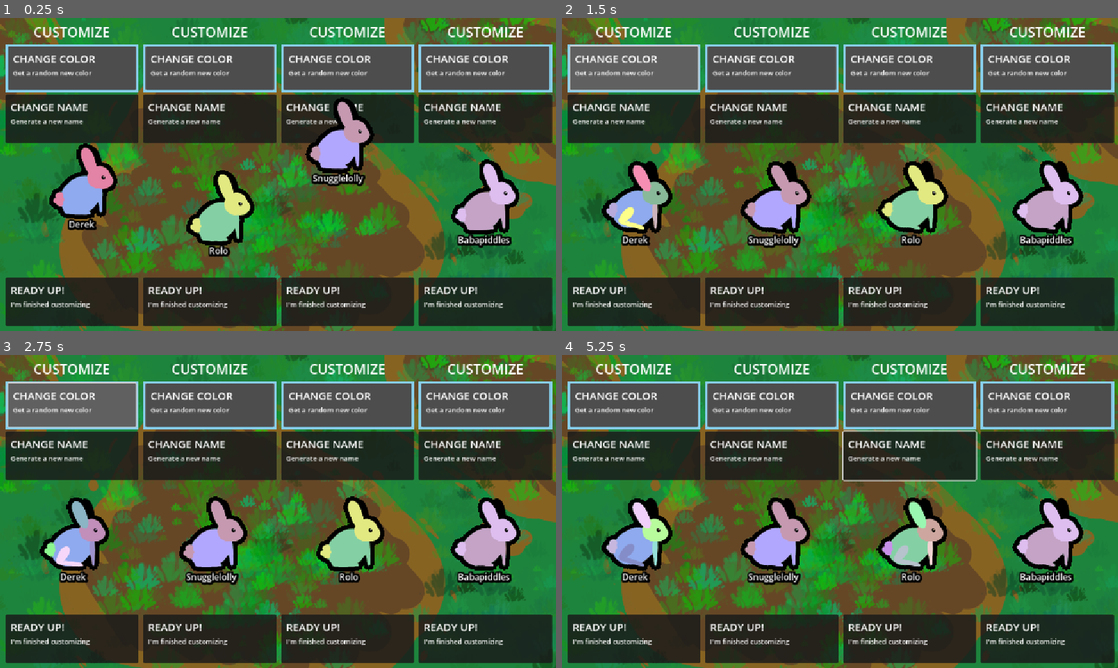
Above: before the commit, frames 1-4 (two rows, left to right).
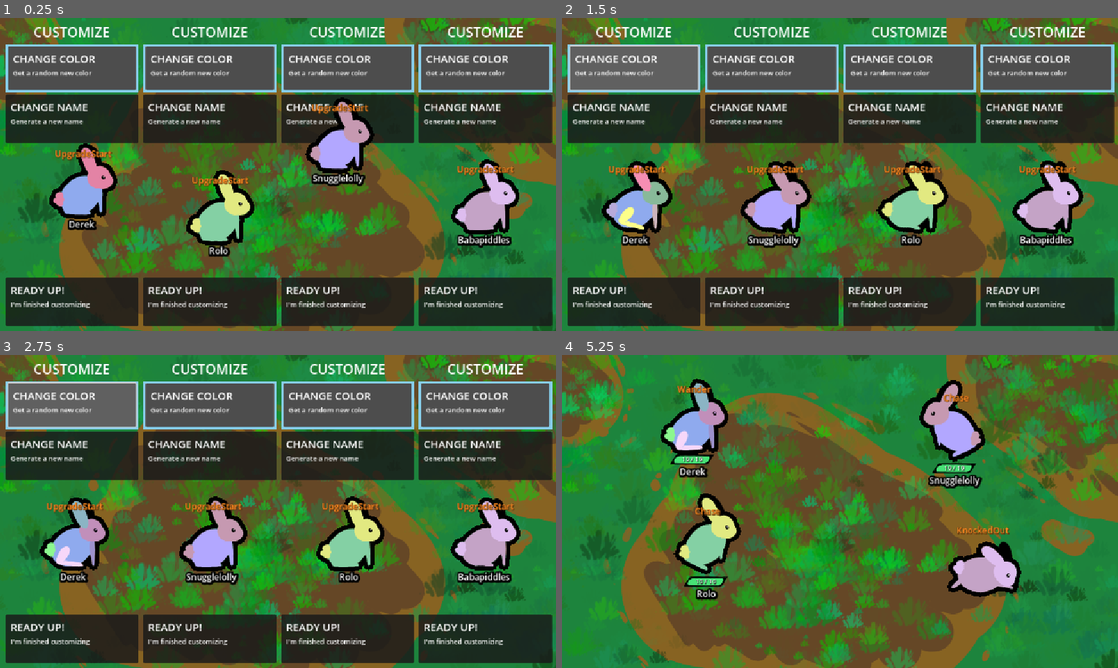
Above: after the commit, the same moments.

Repository: Galitie/tm2
Game: Godot game, scene res://test_scene.tscn
Two runs of this game, one before a commit and one after it. Both use one fixed random seed, a clock stepped at 60 frames per second and the inputs below. Sound files missing from this copy of the repository are replaced by a short silence.
Inputs (mouse positions are in pixels of both pictures, inside the frame that each line leads up to):
- Up to frame 1 (0.25 s): no input
- Up to frame 2 (1.5 s): click (634, 68) at 0.52 s; click (634, 68) at 1.27 s
- Up to frame 3 (2.75 s): click (72, 405) at 2.02 s
- Up to frame 4 (5.25 s): tap Enter (ui_accept) at 2.75, 3.02, 3.77 s; move the mouse to (962, 495) at 2.77 s; click (962, 495) at 2.92 s; move the mouse to (728, 527) at 3.52 s; click (728, 527) at 3.67 s; move the mouse to (895, 442) at 4.27 s; click (895, 442) at 4.42 s; move the mouse to (812, 574) at 5.02 s; click (812, 574) at 5.17 s

The runs differ from the first frame. In frame 1, 0.8% of the frame differs, in the area x 10-93%, y 27-54%; in frame 2, 0.7%; in frame 3, 0.7%; in frame 4, 59%, in the area x 1-100%, y 2-99%.

Commit message:
At game end mons go to customizing position near middle of screen

Diff:
--- a/main.gd
+++ b/main.gd
@@ -414,6 +414,10 @@
 #TODO: Make a real game over scene, placeholder for playtesting
 func check_if_game_over():
 	if current_round >= total_rounds:
+		for player in players:
+			var monster = player.get_node("Monster")
+			var customize_pos = player.get_node("CustomizePos")
+			monster.target_point = customize_pos.global_position
 		current_mode = Modes.GAME_END
 		$UpgradePanel.hide()
 		$WinnersLabel.show()
--- a/test_scene.tscn
+++ b/test_scene.tscn
@@ -26,7 +26,7 @@
 
 [node name="Game" type="Node2D"]
 script = ExtResource("1_fnpeg")
-debug_mode = false
+total_rounds = 2
 override_sudden_death_time = 60.0
 
 [node name="Background" type="Sprite2D" parent="."]
